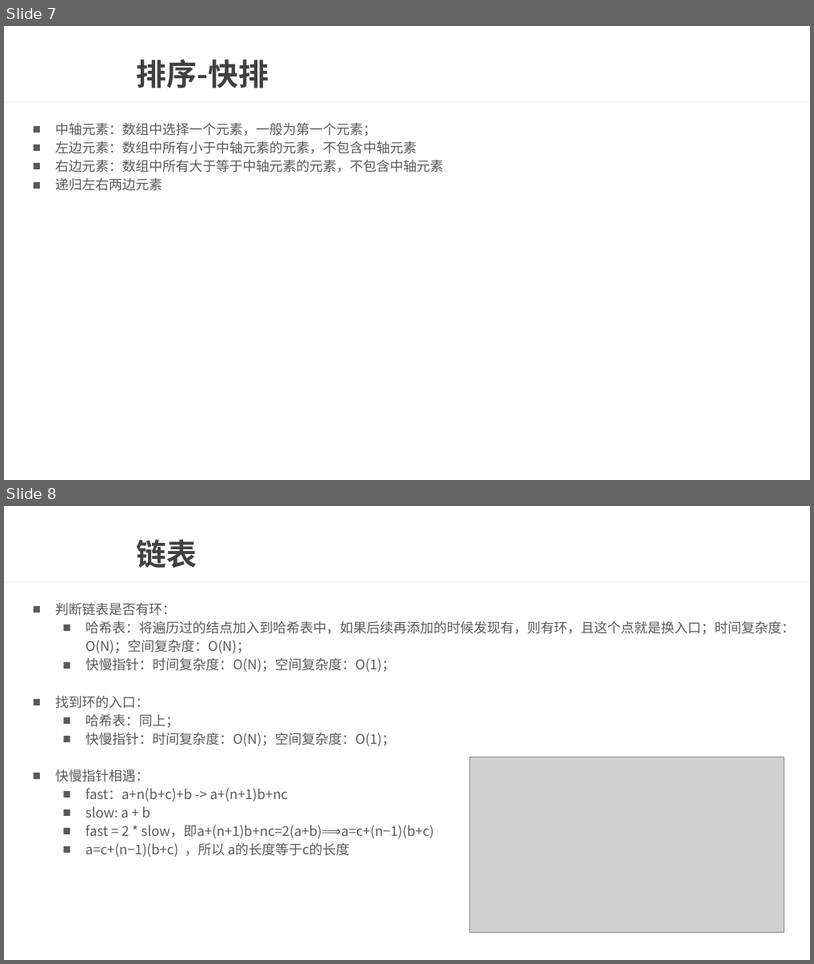
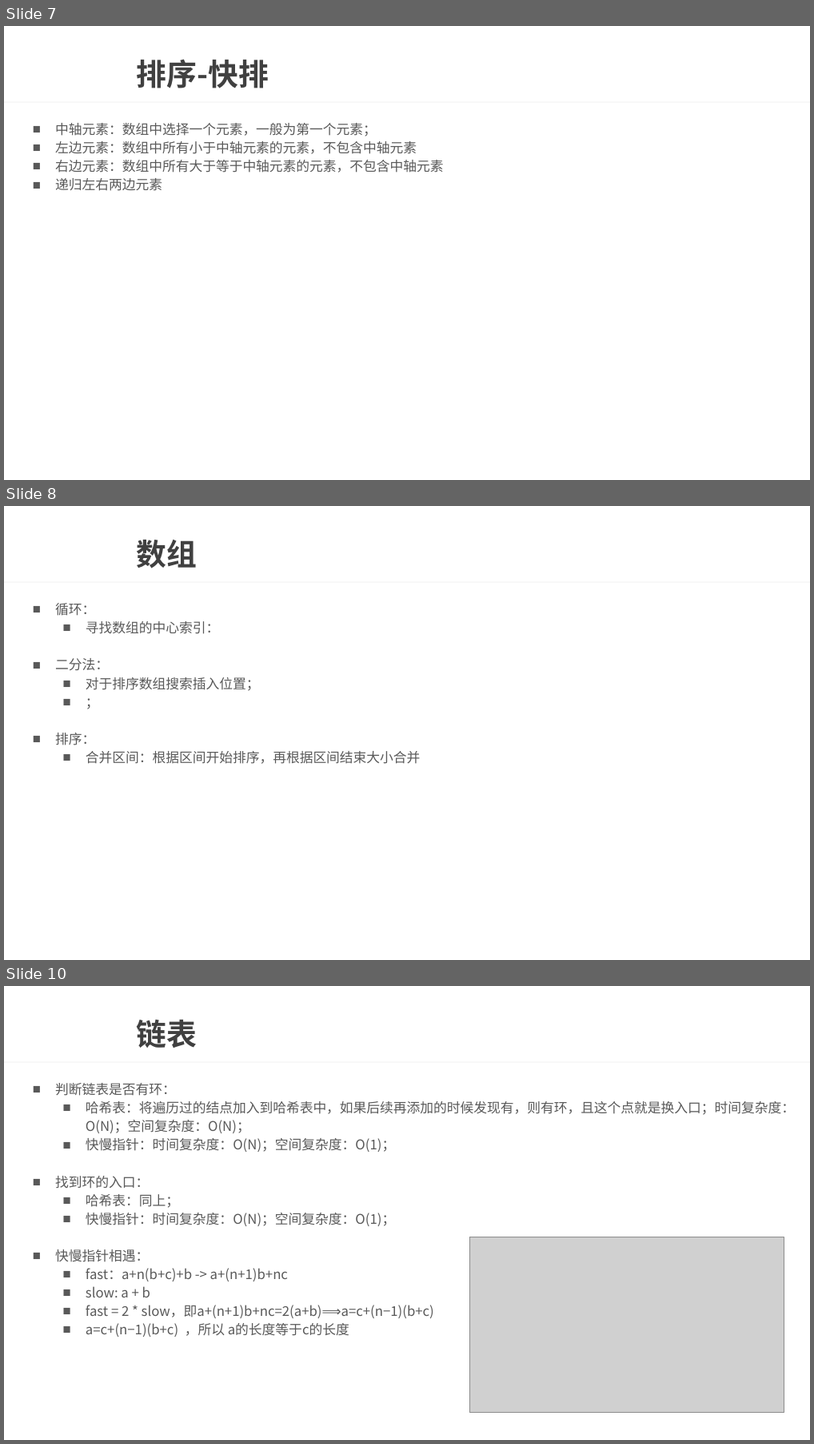
Before and after one commit to wtj900/wtj900.github.io, a slide deck: file/面试文档/13-数据结构与算法.pptx. Shown one above the other, each under a label of ours: slides 7 and 8 before the commit, slides 7, 8 and 10 after it; the slides between them are not shown. The pictures are 814x964 and 814x1444 pixels, drawn with LibreOffice and Linux fonts; fonts in the diff are those of the drawing; grey boxes stand for pictures; background and template pictures are left out. Boxes give left, top, right and bottom in pixels: in the first picture for what was removed or moved away, otherwise in the second. Text is boxed around its words. In the diff, an @@ line names an element or a change of style, - is before the commit and + after.

```diff
--- a/file/面试文档/13-数据结构与算法.pptx
+++ b/file/面试文档/13-数据结构与算法.pptx
@@ slide 8 added at [4, 506, 810, 960], background picture (left out); not listed: 1 template element that a slide beside it also shows @@
@@ title added at [137, 540, 198, 568], 36 pt, text #404040, bold @@
+数组
@@ text added at [55, 603, 420, 764], 16 pt, text #595959 @@
+■ 循环：
+  ■ 寻找数组的中心索引：
+■ 二分法：
+  ■ 对于排序数组搜索插入位置；
+  ■ ；
+■ 排序：
+  ■ 合并区间：根据区间开始排序，再根据区间结束大小合并
@@ what was slide 8 is now slide 10 @@
```
Also in this commit, not shown: 1 slide changed, 5 other slides added, 1 slide removed.
